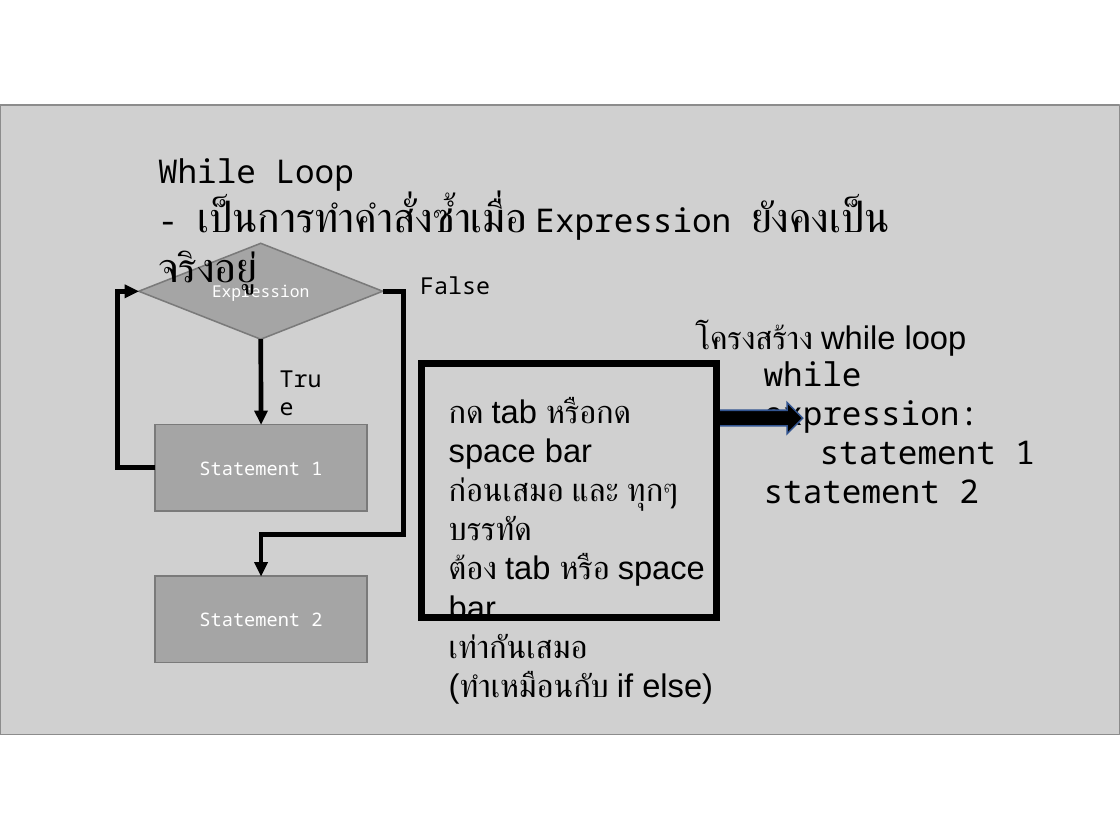
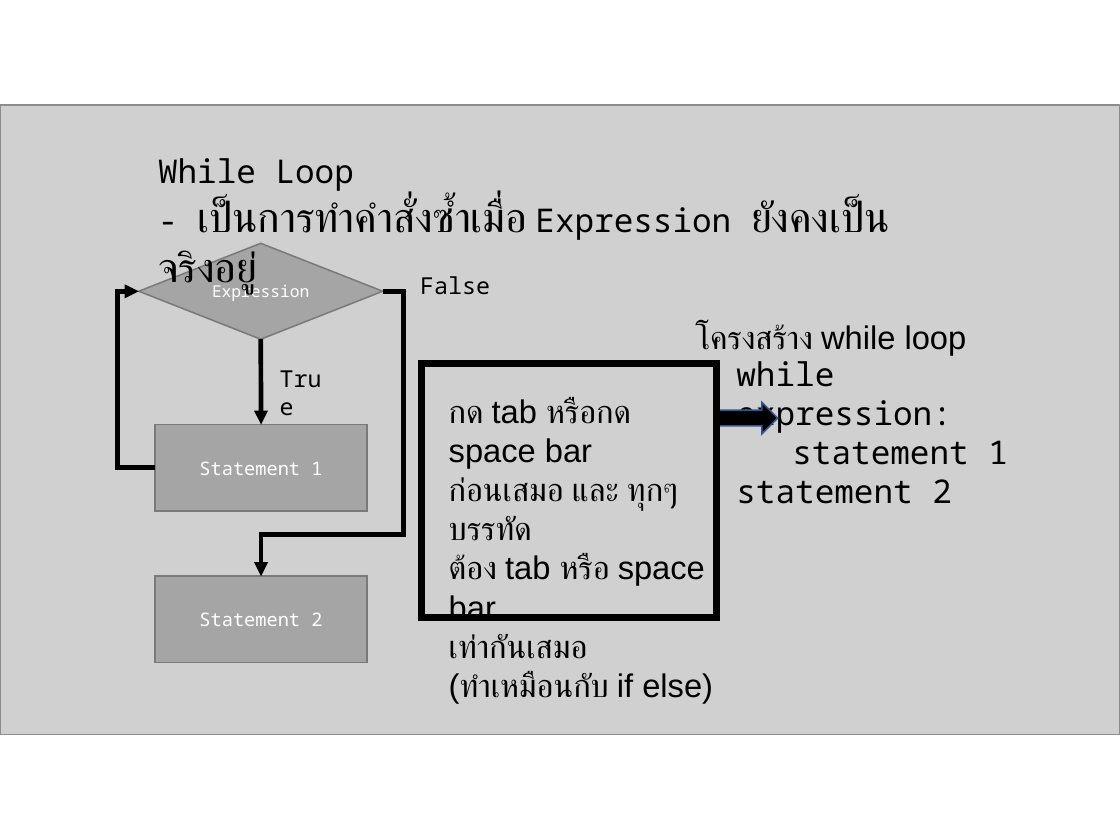
Before and after one commit to Vjumpkung/LetMeTiredPython, a slide deck: slide 14 of slide_43.pptx. Drawn at 1120x840 pixels with LibreOffice and Linux fonts; fonts in the diff are those of the drawing; grey boxes stand for pictures. Boxes give left, top, right and bottom in pixels: in the first picture for what was removed or moved away, otherwise in the second. Text is boxed around its words. In the diff, an @@ line names an element or a change of style, - is before the commit and + after.

```diff
--- a/slide_43.pptx
+++ b/slide_43.pptx
@@ text "while expression:": place and size @@
-text "while expression:" at [764,361,1035,504]
+text "while expression:" at [736,361,1008,504]
@@ up arrow: place and size @@
-up arrow at [716,403,802,434]
+up arrow at [717,402,777,433]
```
Also in this commit, not shown: 1 other file.
